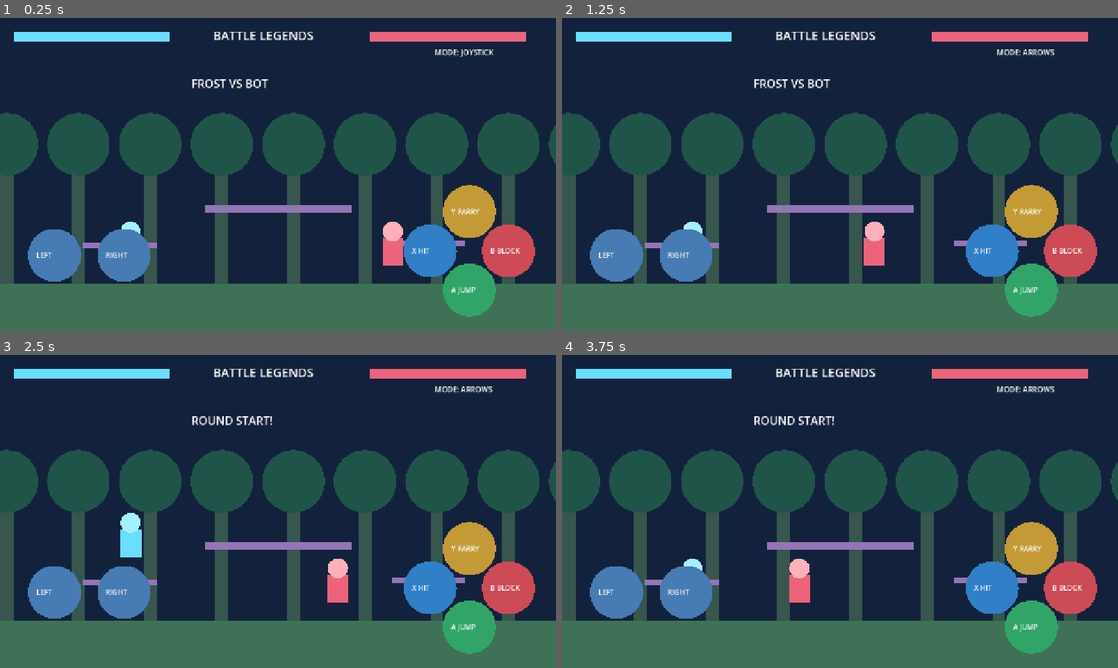
Above: before the commit, frames 1-4 (two rows, left to right).
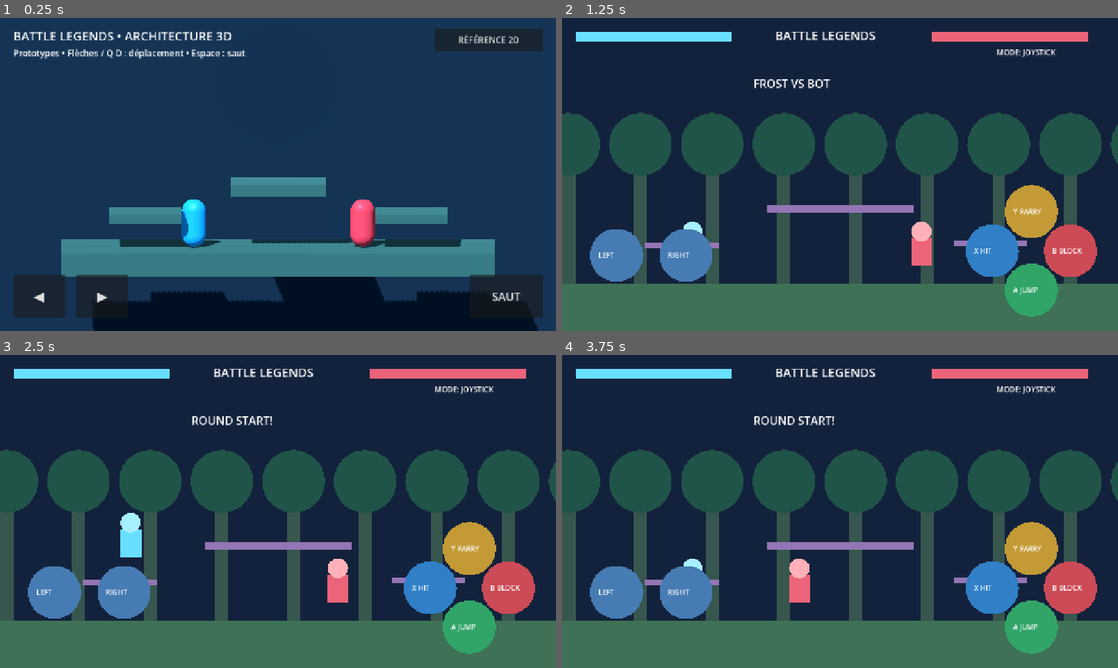
Above: after the commit, the same moments.

Repository: Mustaphaf15/BattleLegends
Game: Godot game, scene res://scenes/arena_3d.tscn
Two runs of this game, one before a commit and one after it. Both use one fixed random seed, a clock stepped at 60 frames per second and the inputs below. Before the commit the project starts from res://scenes/arena.tscn.
Inputs (mouse positions are in pixels of both pictures, inside the frame that each line leads up to):
- Up to frame 1 (0.25 s): no input
- Up to frame 2 (1.25 s): click (1051, 39) at 0.5 s, where only the run after the commit has a clickable "RÉFÉRENCE 2D"
- Up to frame 3 (2.5 s): tap Enter at 1.25 s; move the mouse to (400, 495) at 1.27 s; hold Right 1.28-2 s; hold Q 1.28-2 s; click (400, 495) at 1.42 s; tap Space at 1.52, 1.82 s; tap R at 1.55 s; drag from (166, 527) to (250, 574) at 2.02 s
- Up to frame 4 (3.75 s): move the mouse to (895, 442) at 2.77 s; hold Right 2.78-3.5 s; hold Q 2.78-3.5 s; tap Space at 2.85 s; drag from (812, 574) to (673, 464) at 3.52 s

The runs differ from the first frame. In frame 1, 76% of the frame differs, in the area x 0-100%, y 0-100%; in frame 2, 1.1%; in frame 3, less than 0.1%; in frame 4, less than 0.1%.

Commit message:
Add reusable 3D arena architecture and Android emulator validation

Diff:
--- a/project.godot
+++ b/project.godot
@@ -2,7 +2,7 @@
 
 [application]
 config/name="Battle Legends"
-run/main_scene="res://scenes/arena.tscn"
+run/main_scene="res://scenes/arena_3d.tscn"
 config/features=PackedStringArray("4.4", "GL Compatibility")
 
 [display]
--- /dev/null
+++ b/scenes/arena_3d.tscn
@@ -0,0 +1,133 @@
+[gd_scene load_steps=8 format=3]
+
+[ext_resource type="Script" path="res://scripts/arena_3d.gd" id="1"]
+[ext_resource type="PackedScene" path="res://scenes/fighter_3d.tscn" id="2"]
+[ext_resource type="PackedScene" path="res://scenes/platform_3d.tscn" id="3"]
+
+[sub_resource type="Environment" id="ArenaEnvironment"]
+background_mode = 1
+background_color = Color(0.035, 0.07, 0.13, 1)
+ambient_light_source = 3
+ambient_light_color = Color(0.55, 0.7, 0.9, 1)
+ambient_light_energy = 0.65
+reflected_light_source = 2
+tonemap_mode = 0
+
+[sub_resource type="StandardMaterial3D" id="OpponentMaterial"]
+albedo_color = Color(0.9, 0.25, 0.3, 1)
+roughness = 0.5
+
+[sub_resource type="StandardMaterial3D" id="BackdropMaterial"]
+albedo_color = Color(0.075, 0.15, 0.2, 1)
+roughness = 1.0
+
+[sub_resource type="BoxMesh" id="BackdropMesh"]
+material = SubResource("BackdropMaterial")
+size = Vector3(32, 17, 0.3)
+
+[node name="Arena3D" type="Node3D"]
+script = ExtResource("1")
+
+[node name="WorldEnvironment" type="WorldEnvironment" parent="."]
+environment = SubResource("ArenaEnvironment")
+
+[node name="DirectionalLight3D" type="DirectionalLight3D" parent="."]
+rotation_degrees = Vector3(-45, -25, 0)
+light_color = Color(0.8, 0.9, 1, 1)
+light_energy = 1.1
+shadow_enabled = true
+directional_shadow_mode = 0
+directional_shadow_max_distance = 30.0
+
+[node name="Camera3D" type="Camera3D" parent="."]
+position = Vector3(0, 6.5, 20)
+rotation_degrees = Vector3(-8.5, 0, 0)
+projection = 1
+size = 13.0
+near = 0.1
+far = 60.0
+current = true
+
+[node name="Backdrop" type="MeshInstance3D" parent="."]
+position = Vector3(0, 3, -5)
+mesh = SubResource("BackdropMesh")
+cast_shadow = 0
+
+[node name="MainPlatform" parent="." instance=ExtResource("3")]
+scale = Vector3(18, 1, 4)
+
+[node name="UpperPlatform" parent="." instance=ExtResource("3")]
+position = Vector3(0, 3, 0)
+scale = Vector3(4, 0.5, 2)
+
+[node name="LeftPlatform" parent="." instance=ExtResource("3")]
+position = Vector3(-5.5, 1.8, 0)
+scale = Vector3(3, 0.4, 2)
+
+[node name="RightPlatform" parent="." instance=ExtResource("3")]
+position = Vector3(5.5, 1.8, 0)
+scale = Vector3(3, 0.4, 2)
+
+[node name="Frost" parent="." instance=ExtResource("2")]
+position = Vector3(-3.5, 0.6, 0)
+spawn_position = Vector3(-3.5, 0.6, 0)
+
+[node name="Bot" parent="." instance=ExtResource("2")]
+position = Vector3(3.5, 0.6, 0)
+player_controlled = false
+spawn_position = Vector3(3.5, 0.6, 0)
+
+[node name="Body" parent="Bot" index="0"]
+material_override = SubResource("OpponentMaterial")
+
+[node name="Interface" type="CanvasLayer" parent="."]
+
+[node name="Title" type="Label" parent="Interface"]
+offset_left = 30.0
+offset_top = 20.0
+offset_right = 850.0
+offset_bottom = 62.0
+theme_override_font_sizes/font_size = 28
+text = "BATTLE LEGENDS • ARCHITECTURE 3D"
+
+[node name="Hint" type="Label" parent="Interface"]
+offset_left = 30.0
+offset_top = 66.0
+offset_right = 900.0
+offset_bottom = 100.0
+theme_override_font_sizes/font_size = 20
+text = "Prototypes • Flèches / Q D : déplacement • Espace : saut"
+
+[node name="ReferenceButton" type="Button" parent="Interface"]
+offset_left = 1000.0
+offset_top = 24.0
+offset_right = 1250.0
+offset_bottom = 76.0
+theme_override_font_sizes/font_size = 20
+text = "RÉFÉRENCE 2D"
+
+[node name="Left" type="Button" parent="Interface"]
+offset_left = 30.0
+offset_top = 590.0
+offset_right = 150.0
+offset_bottom = 690.0
+theme_override_font_sizes/font_size = 32
+text = "◀"
+
+[node name="Right" type="Button" parent="Interface"]
+offset_left = 175.0
+offset_top = 590.0
+offset_right = 295.0
+offset_bottom = 690.0
+theme_override_font_sizes/font_size = 32
+text = "▶"
+
+[node name="Jump" type="Button" parent="Interface"]
+offset_left = 1080.0
+offset_top = 590.0
+offset_right = 1250.0
+offset_bottom = 690.0
+theme_override_font_sizes/font_size = 26
+text = "SAUT"
+
+[editable path="Bot"]
--- /dev/null
+++ b/scenes/fighter_3d.tscn
@@ -0,0 +1,33 @@
+[gd_scene load_steps=5 format=3]
+
+[ext_resource type="Script" path="res://scripts/fighter_3d.gd" id="1"]
+
+[sub_resource type="StandardMaterial3D" id="FighterMaterial"]
+albedo_color = Color(0.15, 0.7, 0.95, 1)
+metallic = 0.25
+roughness = 0.45
+
+[sub_resource type="CapsuleMesh" id="FighterMesh"]
+material = SubResource("FighterMaterial")
+radius = 0.5
+height = 2.0
+radial_segments = 12
+rings = 4
+
+[sub_resource type="CapsuleShape3D" id="FighterShape"]
+radius = 0.5
+height = 2.0
+
+[node name="Fighter" type="CharacterBody3D"]
+collision_layer = 2
+collision_mask = 1
+axis_lock_linear_z = true
+script = ExtResource("1")
+
+[node name="Body" type="MeshInstance3D" parent="."]
+position = Vector3(0, 1, 0)
+mesh = SubResource("FighterMesh")
+
+[node name="CollisionShape3D" type="CollisionShape3D" parent="."]
+position = Vector3(0, 1, 0)
+shape = SubResource("FighterShape")
--- /dev/null
+++ b/scenes/platform_3d.tscn
@@ -0,0 +1,22 @@
+[gd_scene load_steps=4 format=3]
+
+[sub_resource type="StandardMaterial3D" id="PlatformMaterial"]
+albedo_color = Color(0.2, 0.36, 0.32, 1)
+roughness = 0.9
+
+[sub_resource type="BoxMesh" id="PlatformMesh"]
+material = SubResource("PlatformMaterial")
+size = Vector3(1, 1, 1)
+
+[sub_resource type="BoxShape3D" id="PlatformShape"]
+size = Vector3(1, 1, 1)
+
+[node name="Platform" type="StaticBody3D"]
+collision_layer = 1
+collision_mask = 2
+
+[node name="Mesh" type="MeshInstance3D" parent="."]
+mesh = SubResource("PlatformMesh")
+
+[node name="CollisionShape3D" type="CollisionShape3D" parent="."]
+shape = SubResource("PlatformShape")
--- /dev/null
+++ b/scripts/arena_3d.gd
@@ -0,0 +1,21 @@
+extends Node3D
+
+## Arena owns presentation. Fighters own movement; match rules will remain separate.
+@onready var player = $Frost
+
+func _ready() -> void:
+    $Interface/ReferenceButton.pressed.connect(_open_reference)
+    $Interface/Left.button_down.connect(func() -> void: player.move_input = -1.0)
+    $Interface/Left.button_up.connect(func() -> void: player.move_input = 0.0)
+    $Interface/Right.button_down.connect(func() -> void: player.move_input = 1.0)
+    $Interface/Right.button_up.connect(func() -> void: player.move_input = 0.0)
+    $Interface/Jump.pressed.connect(func() -> void: player.jump_requested = true)
+
+func _notification(what: int) -> void:
+    if what == NOTIFICATION_APPLICATION_FOCUS_OUT or what == NOTIFICATION_APPLICATION_PAUSED:
+        if is_instance_valid(player):
+            player.move_input = 0.0
+            player.jump_requested = false
+
+func _open_reference() -> void:
+    get_tree().change_scene_to_file("res://scenes/arena.tscn")
--- /dev/null
+++ b/scripts/fighter_3d.gd
@@ -0,0 +1,35 @@
+extends CharacterBody3D
+
+## Prototype controller. The simulation plane is X/Y; Z never drives gameplay.
+@export var player_controlled := true
+@export var move_speed := 7.0
+@export var jump_speed := 11.0
+@export var gravity := 26.0
+@export var spawn_position := Vector3(-4, 0.6, 0)
+var move_input := 0.0
+var jump_requested := false
+
+func _physics_process(delta: float) -> void:
+    if player_controlled:
+        var keyboard_axis := float(int(Input.is_key_pressed(KEY_RIGHT) or Input.is_key_pressed(KEY_D)) - int(Input.is_key_pressed(KEY_LEFT) or Input.is_key_pressed(KEY_Q)))
+        var axis := keyboard_axis if not is_zero_approx(keyboard_axis) else move_input
+        velocity.x = clampf(axis, -1.0, 1.0) * move_speed
+        if jump_requested and is_on_floor():
+            velocity.y = jump_speed
+    else:
+        velocity.x = 0.0
+    jump_requested = false
+    if not is_on_floor():
+        velocity.y -= gravity * delta
+    velocity.z = 0.0
+    move_and_slide()
+    global_position.z = 0.0
+    # Temporary safety reset until the Smash match rules are introduced.
+    if global_position.y < -8.0:
+        global_position = spawn_position
+        velocity = Vector3.ZERO
+
+func _unhandled_key_input(event: InputEvent) -> void:
+    if player_controlled and event is InputEventKey and event.pressed and not event.echo:
+        if event.keycode == KEY_SPACE or event.keycode == KEY_A:
+            jump_requested = true
--- /dev/null
+++ b/tools/test_architecture.gd
@@ -0,0 +1,50 @@
+extends SceneTree
+
+var failures := 0
+
+func check(condition: bool, description: String) -> void:
+    if not condition:
+        failures += 1
+        push_error(description)
+
+func _initialize() -> void:
+    call_deferred("run_tests")
+
+func run_tests() -> void:
+    var packed = load("res://scenes/arena_3d.tscn")
+    check(packed is PackedScene, "3D arena must be reusable")
+    if packed == null:
+        quit(1)
+        return
+    var arena = packed.instantiate()
+    root.add_child(arena)
+    check(arena is Node3D, "Main arena must be Node3D")
+    var camera = arena.find_child("Camera3D", true, false)
+    check(camera is Camera3D and camera.current, "3D side camera must be current")
+    check(camera.projection == Camera3D.PROJECTION_ORTHOGONAL, "Camera must use orthographic side projection")
+    check(arena.find_child("WorldEnvironment", true, false) is WorldEnvironment, "3D world needs environment")
+    check(arena.find_child("DirectionalLight3D", true, false) is DirectionalLight3D, "3D world needs sunlight")
+    var frost = arena.find_child("Frost", true, false)
+    var bot = arena.find_child("Bot", true, false)
+    check(frost is CharacterBody3D and bot is CharacterBody3D, "Both fighters need physical character bodies")
+    check(frost.find_children("*", "CollisionShape3D", true, false).size() > 0, "Fighter needs physical collider")
+    check(arena.find_children("*", "StaticBody3D", true, false).size() >= 1, "Arena needs physical platforms")
+    for frame in range(120):
+        await physics_frame
+    check(absf(frost.position.z) < 0.001 and absf(bot.position.z) < 0.001, "Fighters must stay on combat plane")
+    check(frost.is_on_floor() and bot.is_on_floor(), "Fighters must land on physical arena")
+    var initial_x: float = frost.position.x
+    frost.move_input = 1.0
+    for frame in range(12):
+        await physics_frame
+    check(frost.position.x > initial_x + 0.5, "Fighter must move horizontally")
+    frost.move_input = 0.0
+    var initial_y: float = frost.position.y
+    frost.jump_requested = true
+    for frame in range(6):
+        await physics_frame
+    check(frost.position.y > initial_y + 0.2, "Fighter must jump using physics")
+    check(absf(frost.position.z) < 0.001, "Jump must stay on combat plane")
+    arena.free()
+    print("3D architecture tests: ", "PASS" if failures == 0 else "FAIL", " (", failures, " failures)")
+    quit(0 if failures == 0 else 1)
Not shown, changed: export_presets.cfg
Not shown, added: tools/android_qa.sh
